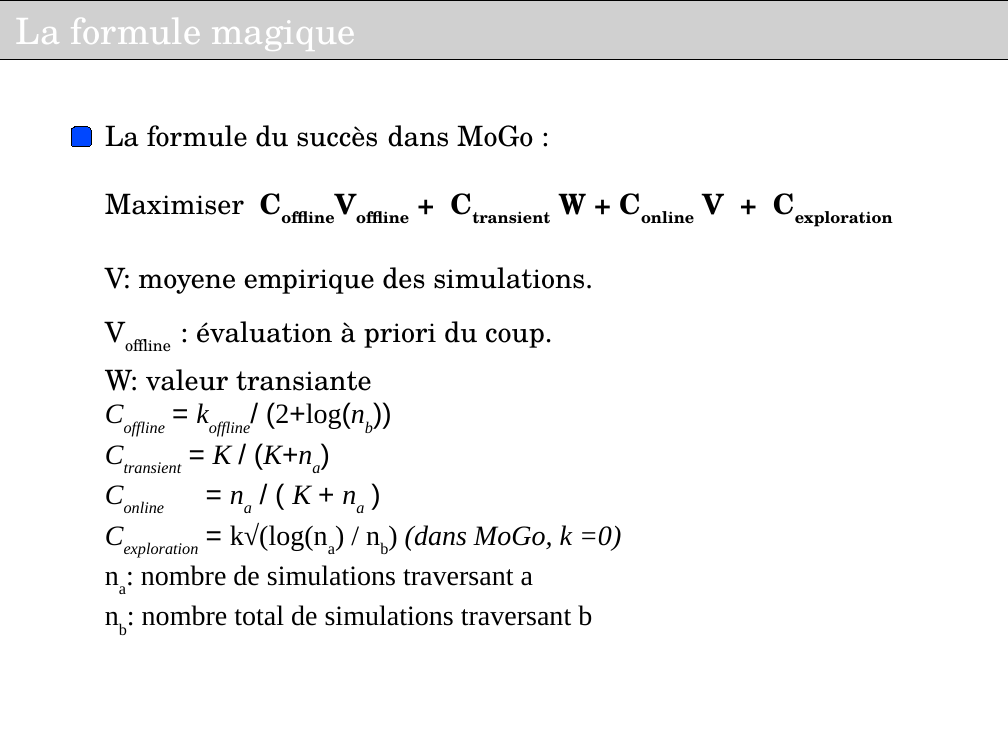
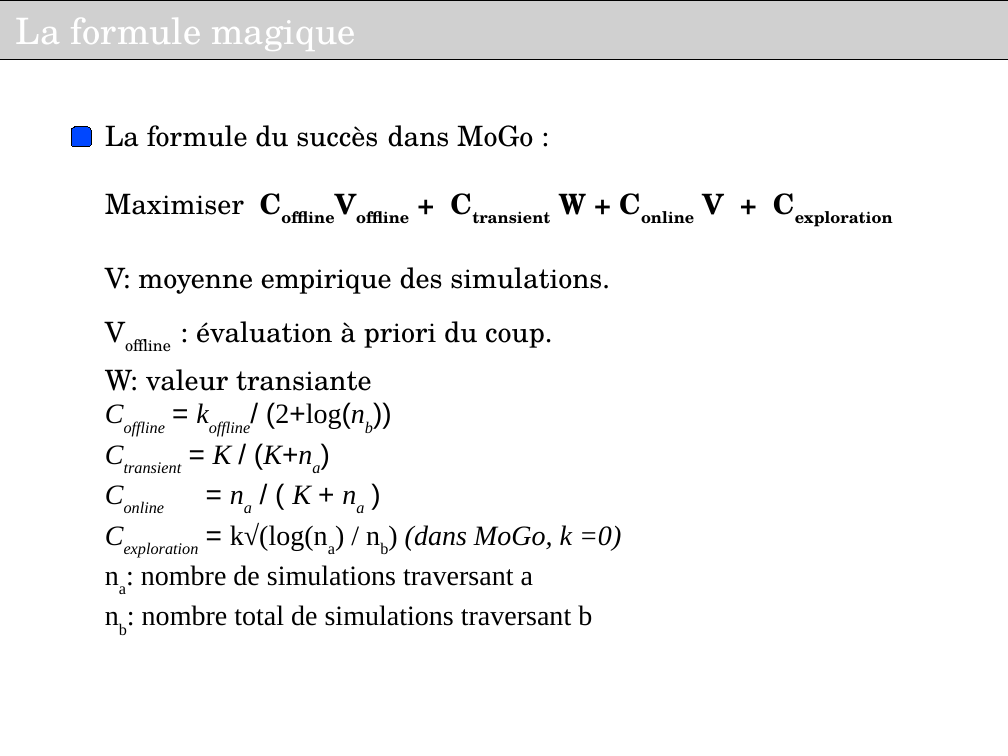
Before and after one commit to haspeleo/Android-Dev, a slide deck: slide 19 of MCTS/Soutenance_INRIA_V2.odp (slide 16 before the commit). Drawn at 1008x756 pixels with LibreOffice and Linux fonts; fonts in the diff are those of the drawing; grey boxes stand for pictures; background and template pictures are left out. Boxes give left, top, right and bottom in pixels: in the first picture for what was removed or moved away, otherwise in the second. Text is boxed around its words. In the diff, an @@ line names an element or a change of style, - is before the commit and + after.

```diff
--- a/MCTS/Soutenance_INRIA_V2.odp
+++ b/MCTS/Soutenance_INRIA_V2.odp
@@ text at bbox=[105, 267, 610, 294]: text changed @@
-V: moyene empirique des simulations.
+V: moyenne empirique des simulations.
```
Also in this commit, not shown: 9 other slides changed, 4 slides added, 1 slide removed, 1 other file.
